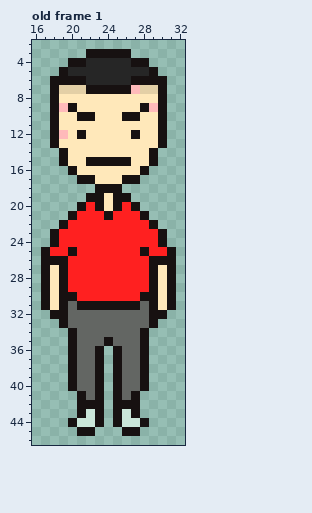
Edited in one commit: pixel-art file (characters/sprites/jgou-idle.aseprite). Above: the version before the commit.
48x48 pixels, 1 frame. Shown: old frame 1: x 16..32, y 2..46. The commit also changed other frames, which this record leaves out.
The result:
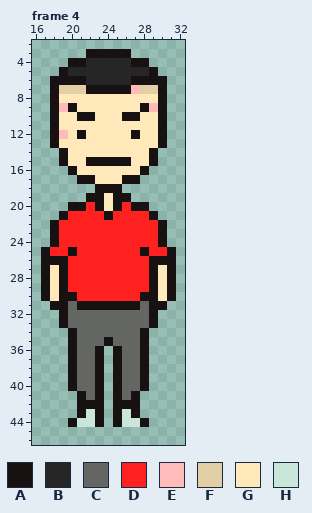
Palette (. is transparent): A #171111  B #262626  C #636663  D #ff2020  E #ffbaba  F #e3cfa6  G #ffe8ba  H #cae6d9
A new or re-ordered frame is compared with the old frame closest to it.
Edits made:
frames 1 -> 8
Frame 4 is new; against old frame 1, layer "v1.0":
y 20: x 20 . -> A; x 28 . -> A
y 21: x 19..20 .A -> AD; x 28..29 A. -> DA
y 22: x 18..19 .A -> AD; x 29..30 A. -> DA
y 31: x 17..18 AG -> .A; x 30..31 GA -> A.
y 32: x 18 A -> .; x 30 A -> .
y 45: x 21..22 AA -> ..; x 26..27 AA -> ..
